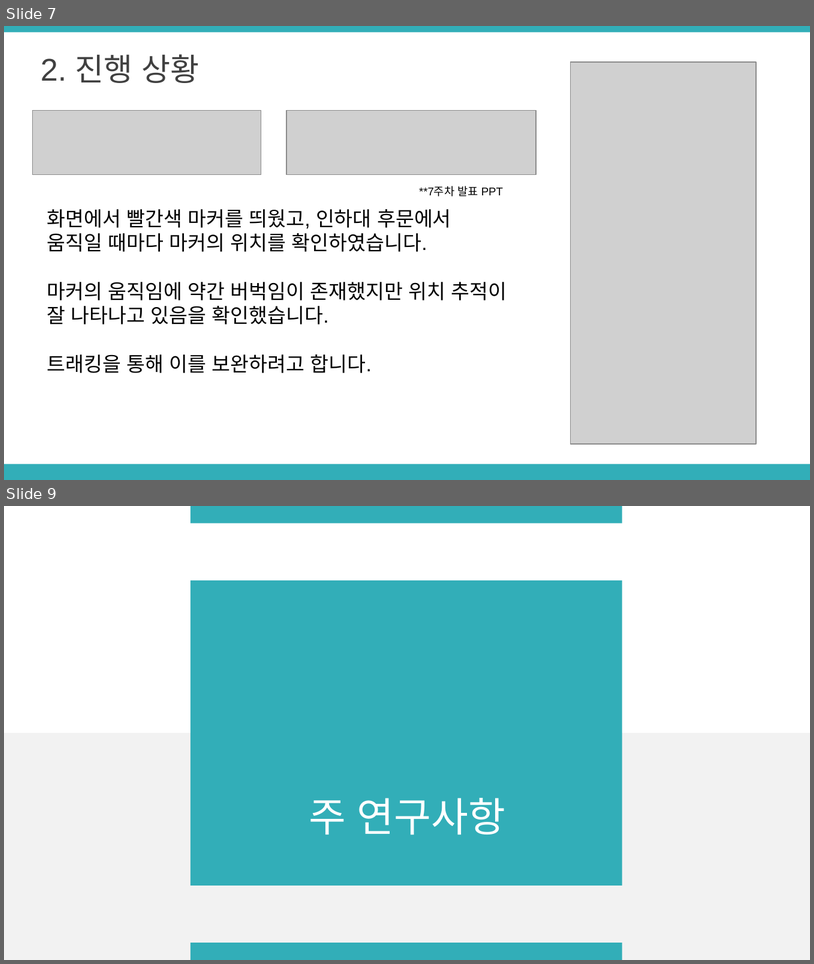
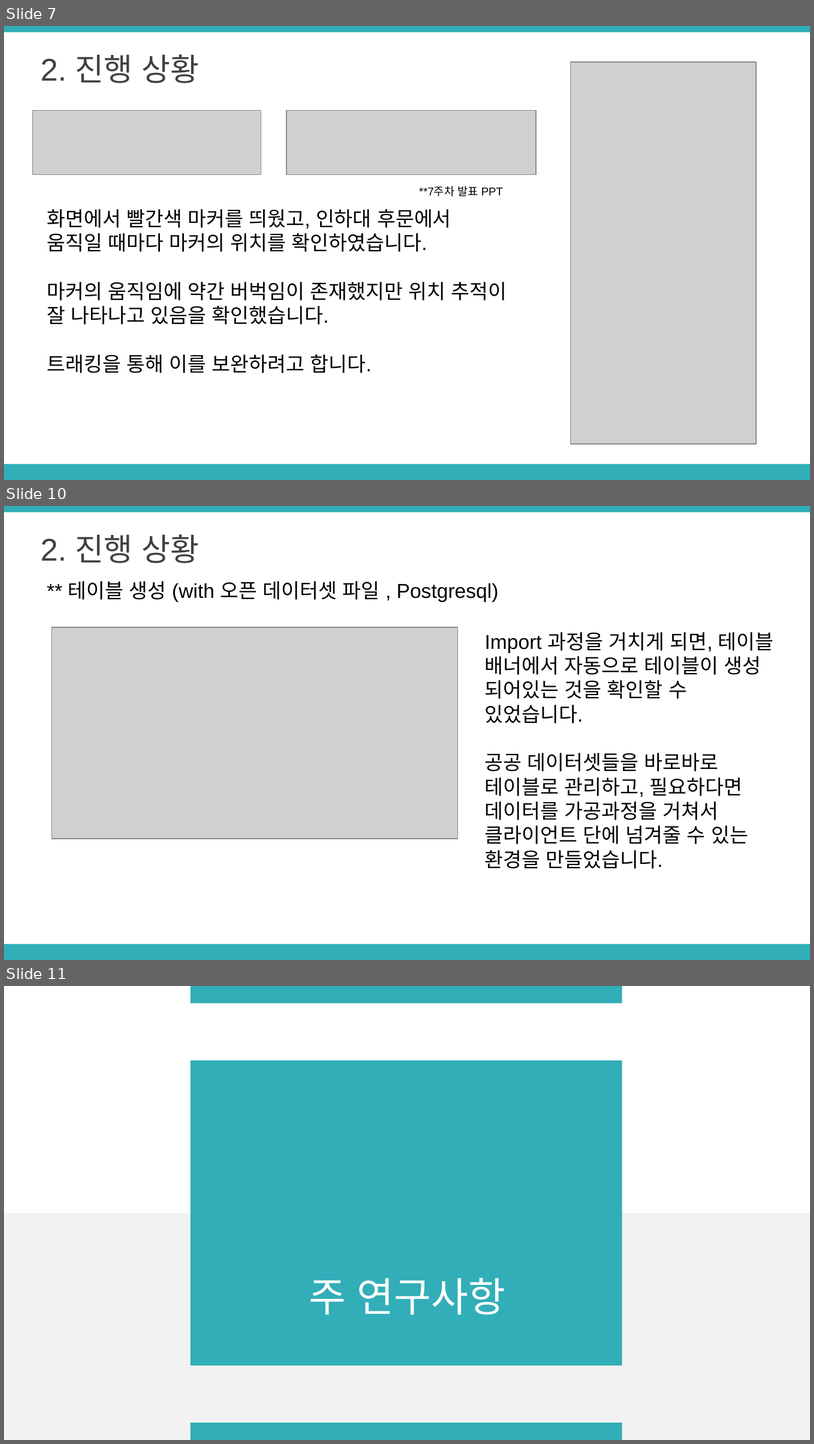
Before and after one commit to LimHyeji/Safety_Assistant, a slide deck: 8주차 중간발표 PPT(6조, 노란돌고래).pptx. Shown one above the other, each under a label of ours: slides 7 and 9 before the commit, slides 7, 10 and 11 after it; the slides between them are not shown. The pictures are 814x964 and 814x1444 pixels, drawn with LibreOffice and Linux fonts; fonts in the diff are those of the drawing; grey boxes stand for pictures; background and template pictures are left out. Boxes give left, top, right and bottom in pixels: in the first picture for what was removed or moved away, otherwise in the second. Text is boxed around its words. In the diff, an @@ line names an element or a change of style, - is before the commit and + after.

```diff
--- a/8주차 중간발표 PPT(6조, 노란돌고래).pptx
+++ b/8주차 중간발표 PPT(6조, 노란돌고래).pptx
@@ slide 10 added at bbox=[4, 506, 810, 960], background #FFFFFF; not listed: 2 template elements that a slide beside it also shows @@
@@ text added at bbox=[41, 534, 199, 563], 28 pt, text #404040 @@
+2. 진행 상황
@@ text added at bbox=[68, 581, 499, 601], 18 pt, text #000000 @@
+** 테이블 생성 (with 오픈 데이터셋 파일 , Postgresql)
@@ picture added at bbox=[51, 627, 458, 838] @@
@@ text added at bbox=[485, 632, 774, 868], 18 pt, text #000000 @@
+Import 과정을 거치게 되면, 테이블 배너에서 자동으로 테이블이 생성 되어있는 것을 확인할 수 있었습니다.
+공공 데이터셋들을 바로바로 테이블로 관리하고, 필요하다면 데이터를 가공과정을 거쳐서 클라이언트 단에 넘겨줄 수 있는 환경을 만들었습니다.
@@ what was slide 9 is now slide 11 @@
```
Also in this commit, not shown: 1 other slide added.
